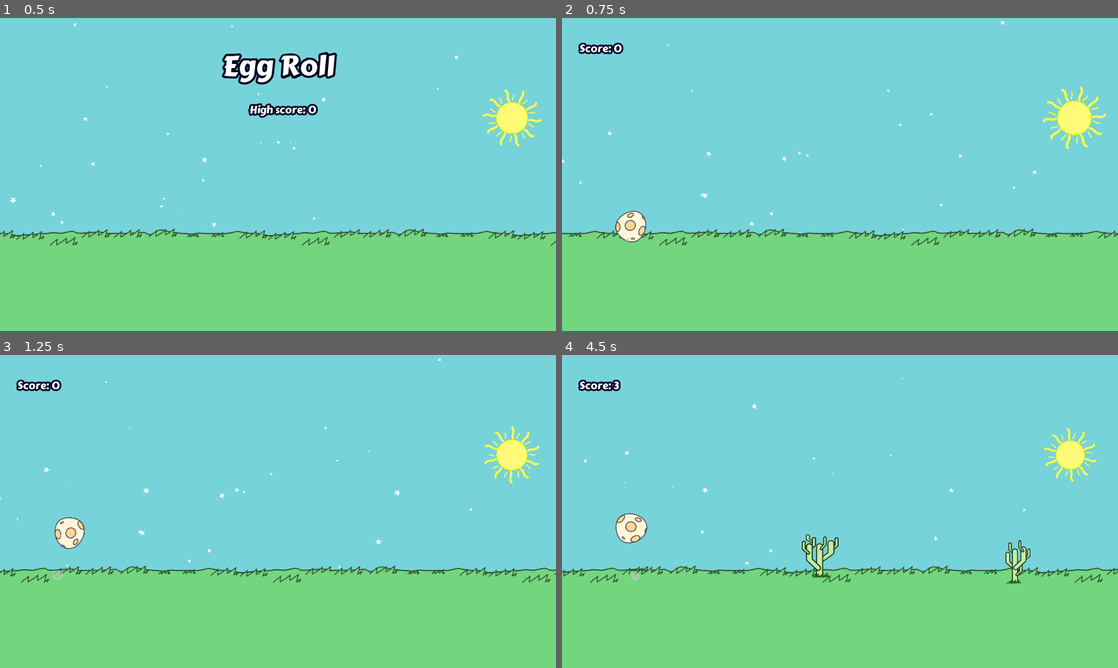
Above: before the commit, frames 1-4 (two rows, left to right).
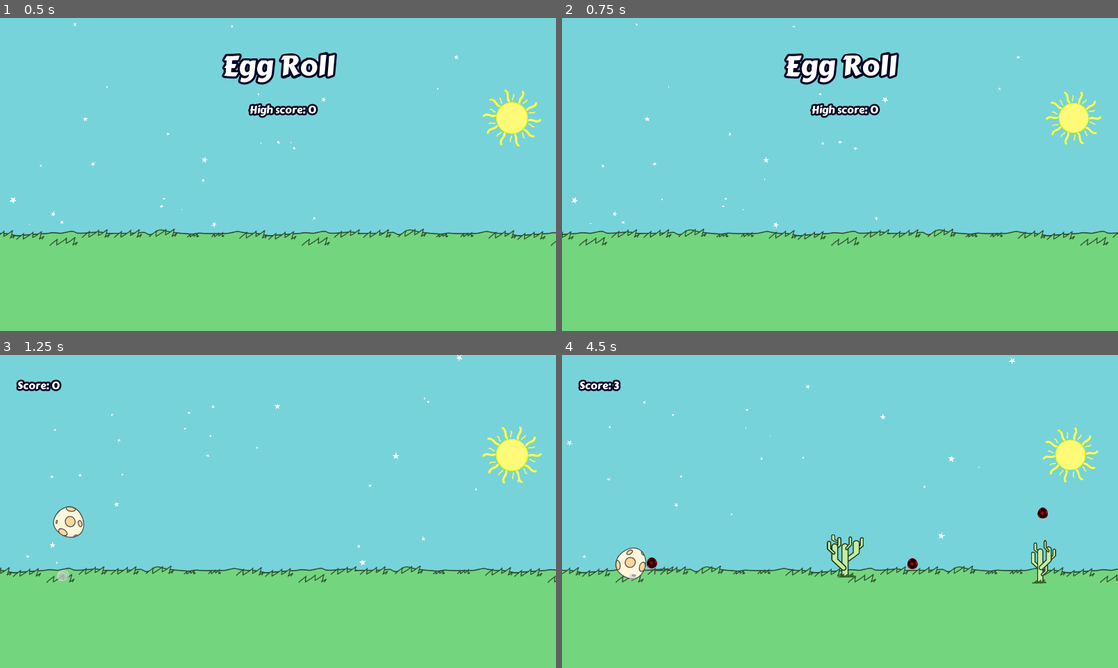
Above: after the commit, the same moments.

Repository: deutandev/Godot-Egg-Roll
Game: Godot game, scene res://src/UI/title.tscn
Same seed, same stepped clock (60 frames per second), same inputs: the game is played once before the commit and once after it.
Inputs:
- Up to frame 1 (0.5 s): no input
- Up to frame 2 (0.75 s): tap Space (shoot, bound only after the commit) at 0.6 s
- Up to frame 3 (1.25 s): tap Up (jump) at 0.77, 0.8, 1.07 s
- Up to frame 4 (4.5 s): tap Up (jump) at 1.35, 1.52, 1.82, 2.3, 3.02, 3.32, 3.6, 3.77, 4.07 s; tap Space (shoot, bound only after the commit) at 1.55, 2.1, 2.85, 4.35 s

Frame 1 is identical in both runs. In frame 2, 4.8% of the frame differs, in the area x 0-100%, y 0-73%; in frame 3, 2.8%; in frame 4, 4.5%.

Commit message:
Player can shoot bomb to destroy UFO

Diff:
--- a/project.godot
+++ b/project.godot
@@ -35,8 +35,15 @@
 
 jump={
 "deadzone": 0.5,
+"events": [ Object(InputEventKey,"resource_local_to_scene":false,"resource_name":"","device":0,"alt":false,"shift":false,"control":false,"meta":false,"command":false,"pressed":false,"scancode":16777232,"unicode":0,"echo":false,"script":null)
+, Object(InputEventMouseButton,"resource_local_to_scene":false,"resource_name":"","device":0,"alt":false,"shift":false,"control":false,"meta":false,"command":false,"button_mask":0,"position":Vector2( 0, 0 ),"global_position":Vector2( 0, 0 ),"factor":1.0,"button_index":1,"pressed":false,"doubleclick":false,"script":null)
+, Object(InputEventKey,"resource_local_to_scene":false,"resource_name":"","device":0,"alt":false,"shift":false,"control":false,"meta":false,"command":false,"pressed":false,"scancode":87,"unicode":0,"echo":false,"script":null)
+ ]
+}
+shoot={
+"deadzone": 0.5,
 "events": [ Object(InputEventKey,"resource_local_to_scene":false,"resource_name":"","device":0,"alt":false,"shift":false,"control":false,"meta":false,"command":false,"pressed":false,"scancode":32,"unicode":0,"echo":false,"script":null)
-, Object(InputEventKey,"resource_local_to_scene":false,"resource_name":"","device":0,"alt":false,"shift":false,"control":false,"meta":false,"command":false,"pressed":false,"scancode":16777232,"unicode":0,"echo":false,"script":null)
+, Object(InputEventMouseButton,"resource_local_to_scene":false,"resource_name":"","device":0,"alt":false,"shift":false,"control":false,"meta":false,"command":false,"button_mask":0,"position":Vector2( 0, 0 ),"global_position":Vector2( 0, 0 ),"factor":1.0,"button_index":2,"pressed":false,"doubleclick":false,"script":null)
  ]
 }
 
@@ -45,6 +52,8 @@
 2d_physics/layer_1="floor"
 2d_physics/layer_2="player"
 2d_physics/layer_3="obstacles"
+2d_physics/layer_4="ufo"
+2d_physics/layer_5="bullet"
 
 [rendering]
 
--- a/src/Global/Global.tscn
+++ b/src/Global/Global.tscn
@@ -1,7 +1,7 @@
 [gd_scene load_steps=3 format=2]
 
 [ext_resource path="res://src/Global/Global.gd" type="Script" id=1]
-[ext_resource path="res://src/sound/happy_adveture.wav" type="AudioStream" id=2]
+[ext_resource path="res://src/sound/happy_adveture.ogg" type="AudioStream" id=2]
 
 [node name="Global" type="Node"]
 script = ExtResource( 1 )
--- a/src/Main/Main.gd
+++ b/src/Main/Main.gd
@@ -1,8 +1,9 @@
 extends Node2D
 
 
+const BOMB = preload("res://src/Player/Bomb.tscn")
 onready var score_label = $Control/CanvasLayer/ScoreLabel
-onready var player_pos = $PlayerNode.position.y
+onready var player_pos = $PlayerNode.position
 const OBSTACLE = preload("res://src/Obstacles/Obstacle.tscn")
 const OBS = preload("res://src/Obstacles/Obstacle2.tscn")
 const UFO = preload("res://src/Obstacles/UFO.tscn")
@@ -15,6 +16,9 @@
 	get_random_spawn_time()
 
 
+func _physics_process(delta):
+	shoot()
+
 func get_random_spawn_time():
 	randomize()
 	return rand_range(0.7, 3)
@@ -22,7 +26,7 @@
 
 func _on_ObstacleTimer_timeout():
 	var obs = obs_list[randi() % obs_list.size()].instance()
-	obs.position.y = player_pos
+	obs.position.y = player_pos.y
 	add_child(obs)
 	$ObstacleTimer.wait_time = get_random_spawn_time()
 
@@ -33,3 +37,10 @@
 
 func _process(delta):
 	score_label.text = "Score: " + str(Global.current_score)
+
+
+func shoot():
+	if Input.is_action_just_pressed("shoot"):
+		var bomb = BOMB.instance()
+		bomb.position = $PlayerNode/Player.global_position
+		add_child(bomb)
--- a/src/Main/Main.tscn
+++ b/src/Main/Main.tscn
@@ -7,7 +7,7 @@
 [ext_resource path="res://src/Main/UFOspawner.tscn" type="PackedScene" id=5]
 
 [sub_resource type="RectangleShape2D" id=1]
-extents = Vector2( 57.145, 8.00006 )
+extents = Vector2( 65.4307, 8.00006 )
 
 [node name="Main" type="Node2D"]
 script = ExtResource( 2 )
--- a/src/Main/UFOspawner.tscn
+++ b/src/Main/UFOspawner.tscn
@@ -6,6 +6,6 @@
 script = ExtResource( 1 )
 
 [node name="SpawnTimer" type="Timer" parent="."]
-wait_time = 50.0
+wait_time = 5.0
 autostart = true
 [connection signal="timeout" from="SpawnTimer" to="." method="_on_SpawnTimer_timeout"]
--- a/src/Obstacles/Obstacle.tscn
+++ b/src/Obstacles/Obstacle.tscn
@@ -17,7 +17,9 @@
 "_edit_horizontal_guides_": [ 600.0 ]
 }
 
-[node name="Sprite" type="Sprite" parent="."]
+[node name="Sprite" type="Sprite" parent="." groups=[
+"obstacles",
+]]
 position = Vector2( 0, -4.23782 )
 texture = ExtResource( 2 )
 
--- a/src/Obstacles/Obstacle2.tscn
+++ b/src/Obstacles/Obstacle2.tscn
@@ -16,7 +16,9 @@
 "_edit_horizontal_guides_": [ 600.0 ]
 }
 
-[node name="Sprite" type="Sprite" parent="."]
+[node name="Sprite" type="Sprite" parent="." groups=[
+"obstacles",
+]]
 position = Vector2( 17.4617, -17.8775 )
 texture = ExtResource( 2 )
 
--- a/src/Obstacles/UFO.tscn
+++ b/src/Obstacles/UFO.tscn
@@ -4,17 +4,20 @@
 [ext_resource path="res://src/Obstacles/UFO.gd" type="Script" id=2]
 
 [sub_resource type="CapsuleShape2D" id=1]
-radius = 11.362
-height = 95.1752
+radius = 25.4974
+height = 60.2677
 
-[node name="UFO" type="Area2D"]
+[node name="UFO" type="Area2D" groups=[
+"ufo",
+]]
+collision_layer = 8
+collision_mask = 18
 script = ExtResource( 2 )
 
 [node name="Sprite" type="Sprite" parent="."]
 texture = ExtResource( 1 )
 
 [node name="CollisionShape2D" type="CollisionShape2D" parent="."]
-position = Vector2( 0, 7 )
 rotation = 1.5708
 shape = SubResource( 1 )
 
--- a/src/bg/Background.tscn
+++ b/src/bg/Background.tscn
@@ -96,9 +96,9 @@
 texture = ExtResource( 2 )
 
 [node name="sun" type="Sprite" parent="."]
-position = Vector2( 854.598, 230 )
-rotation = 1.68368
-scale = Vector2( 0.839221, 0.839221 )
+position = Vector2( 830.694, 230 )
+rotation = 2.39886
+scale = Vector2( 0.770926, 0.770926 )
 texture = ExtResource( 4 )
 
 [node name="RotateMoveSun" type="AnimationPlayer" parent="."]
